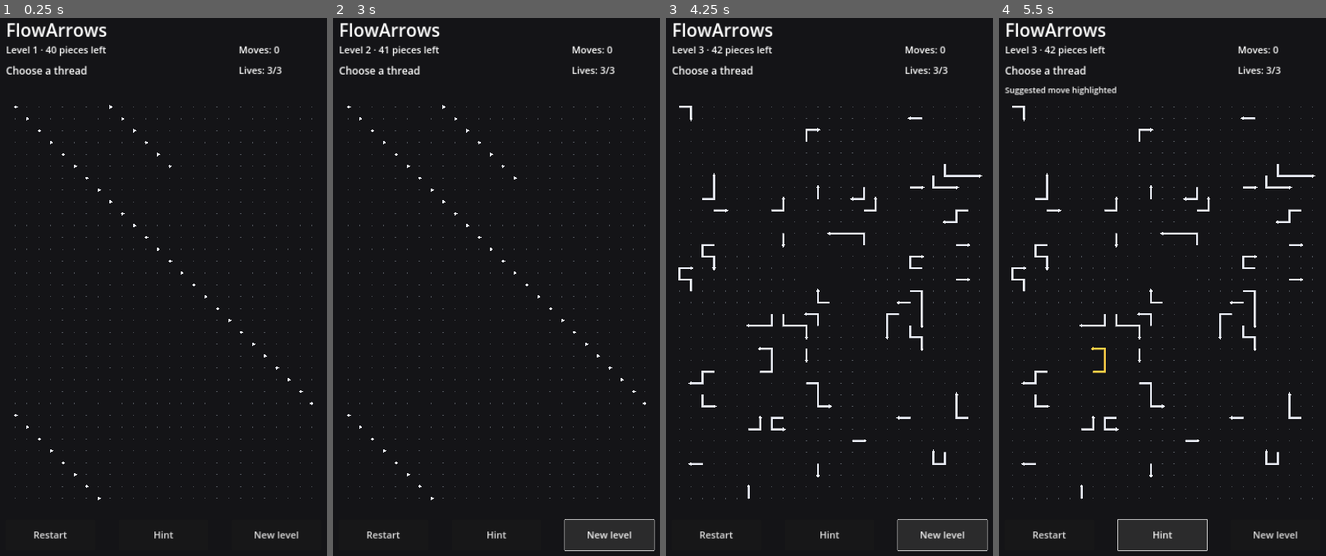
Above: before the commit, frames 1-4 (left to right).
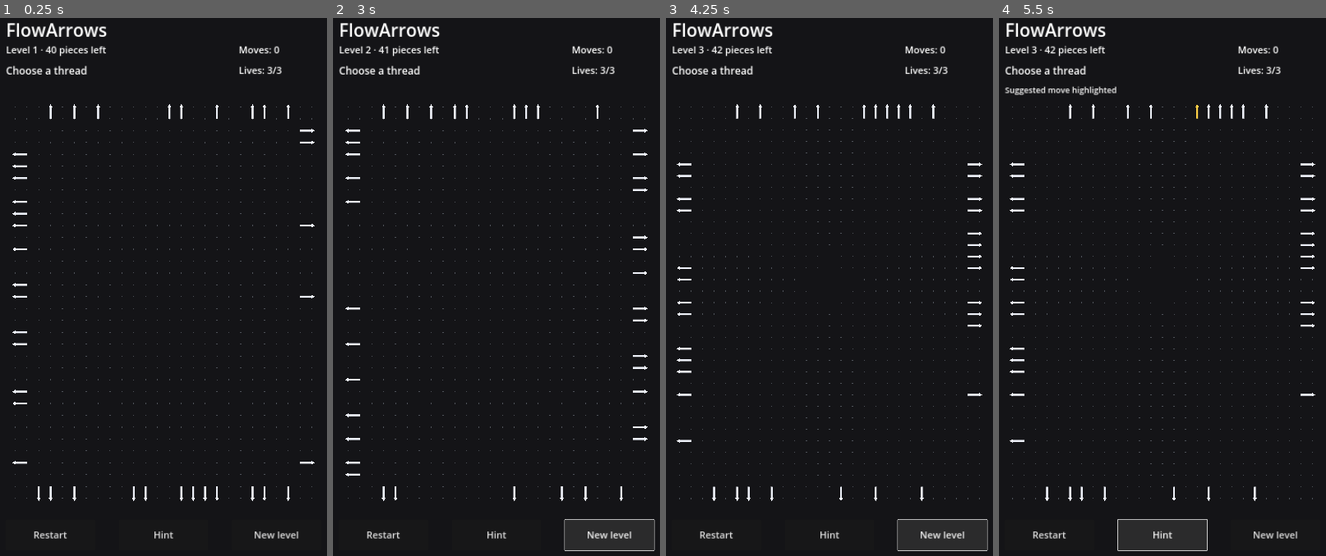
Above: after the commit, the same moments.

Repository: AiRigaLabs01/FlowArrows
Game: Godot game, scene res://src/game/main.tscn
Same seed, same stepped clock (60 frames per second), same inputs: the game is played once before the commit and once after it.
Inputs:
- Up to frame 1 (0.25 s): no input
- Up to frame 2 (3 s): click "Restart" at 0.5 s; click "Restart" at 1.25 s; click "Restart" at 2 s; click "New level" at 2.75 s
- Up to frame 3 (4.25 s): click "New level" at 3.5 s
- Up to frame 4 (5.5 s): click "Hint" at 4.25 s; click "Hint" at 5 s

The runs differ from the first frame. In frame 1, 0.9% of the frame differs, in the area x 3-97%, y 16-90%; in frame 2, 0.9%; in frame 3, 2.3%; in frame 4, 2.3%.

Commit message:
Replace one-cell fallback with visible solvable threads

Diff:
--- a/src/core/generator.gd
+++ b/src/core/generator.gd
@@ -26,7 +26,8 @@
 		var generated := _try_generate_multicell(piece_count, board_size, complexity)
 		if not generated.is_empty():
 			return generated
-	return _generate_simple(piece_count, board_size)
+	# Never degrade to one-cell dots: use a guaranteed-solvable visible fallback.
+	return _generate_safe_multicell_fallback(piece_count, board_size)
 
 func _try_generate_multicell(piece_count: int, board_size: Vector2i, complexity: int) -> Dictionary:
 	var pieces: Array = []
@@ -113,13 +114,39 @@
 			best = direction
 	return best
 
-func _generate_simple(piece_count: int, board_size: Vector2i) -> Dictionary:
+func _generate_safe_multicell_fallback(piece_count: int, board_size: Vector2i) -> Dictionary:
 	var pieces: Array = []
+	var slots: Array = []
+
+	# Straight two-cell threads whose heads sit on the border and point outward.
+	# They are all immediately removable, so the fallback is mathematically solvable
+	# while still looking like actual threads instead of isolated arrowhead dots.
+	for x in range(2, board_size.x - 2):
+		slots.append([[Vector2i(x, 1), Vector2i(x, 0)], Vector2i.UP])
+		slots.append([[Vector2i(x, board_size.y - 2), Vector2i(x, board_size.y - 1)], Vector2i.DOWN])
+	for y in range(2, board_size.y - 2):
+		slots.append([[Vector2i(1, y), Vector2i(0, y)], Vector2i.LEFT])
+		slots.append([[Vector2i(board_size.x - 2, y), Vector2i(board_size.x - 1, y)], Vector2i.RIGHT])
+
+	if slots.size() < piece_count:
+		# This should not happen for our production board sizes, but keep a safe bound.
+		piece_count = slots.size()
+
+	# Shuffle so fallback threads are distributed around all four sides.
+	for i in range(slots.size() - 1, 0, -1):
+		var j := rng.randi_range(0, i)
+		var tmp = slots[i]
+		slots[i] = slots[j]
+		slots[j] = tmp
+
 	for i in range(piece_count):
-		var id: String = "P%d" % i
-		var cell: Vector2i = Vector2i(i % board_size.x, i % board_size.y)
-		var direction: Vector2i = Vector2i.RIGHT if cell.x < board_size.x - 1 else Vector2i.LEFT
-		pieces.append(PieceScript.new(id, [cell], direction))
+		var id := "F%d" % i
+		var cells: Array[Vector2i] = []
+		for cell in slots[i][0]:
+			cells.append(cell)
+		var direction: Vector2i = slots[i][1]
+		pieces.append(PieceScript.new(id, cells, direction))
+
 	var board = BoardScript.new(board_size.x, board_size.y, pieces)
 	var solution: Array[String] = DependencySolverScript.new().solve(board)
 	return {
